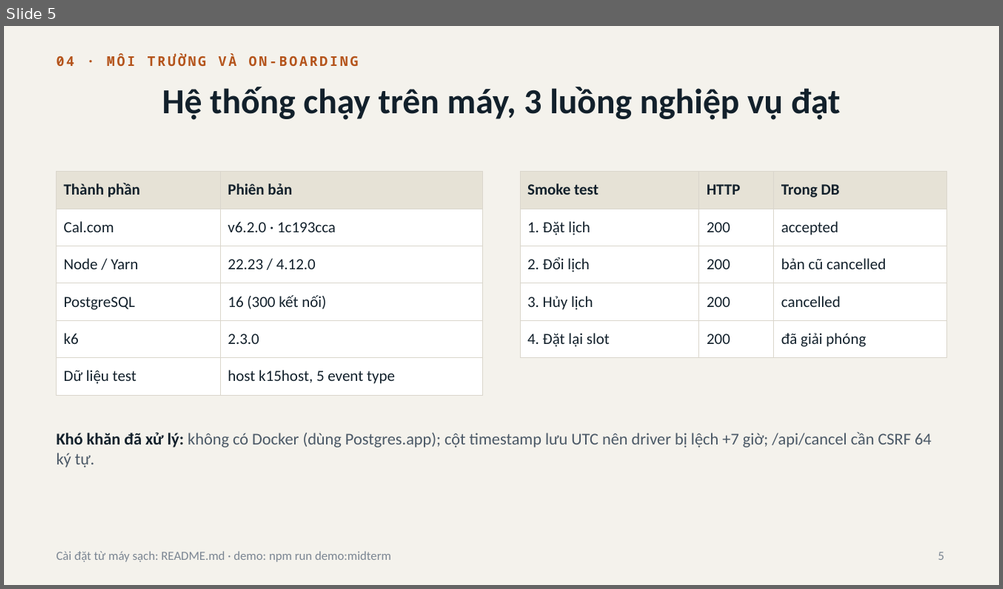
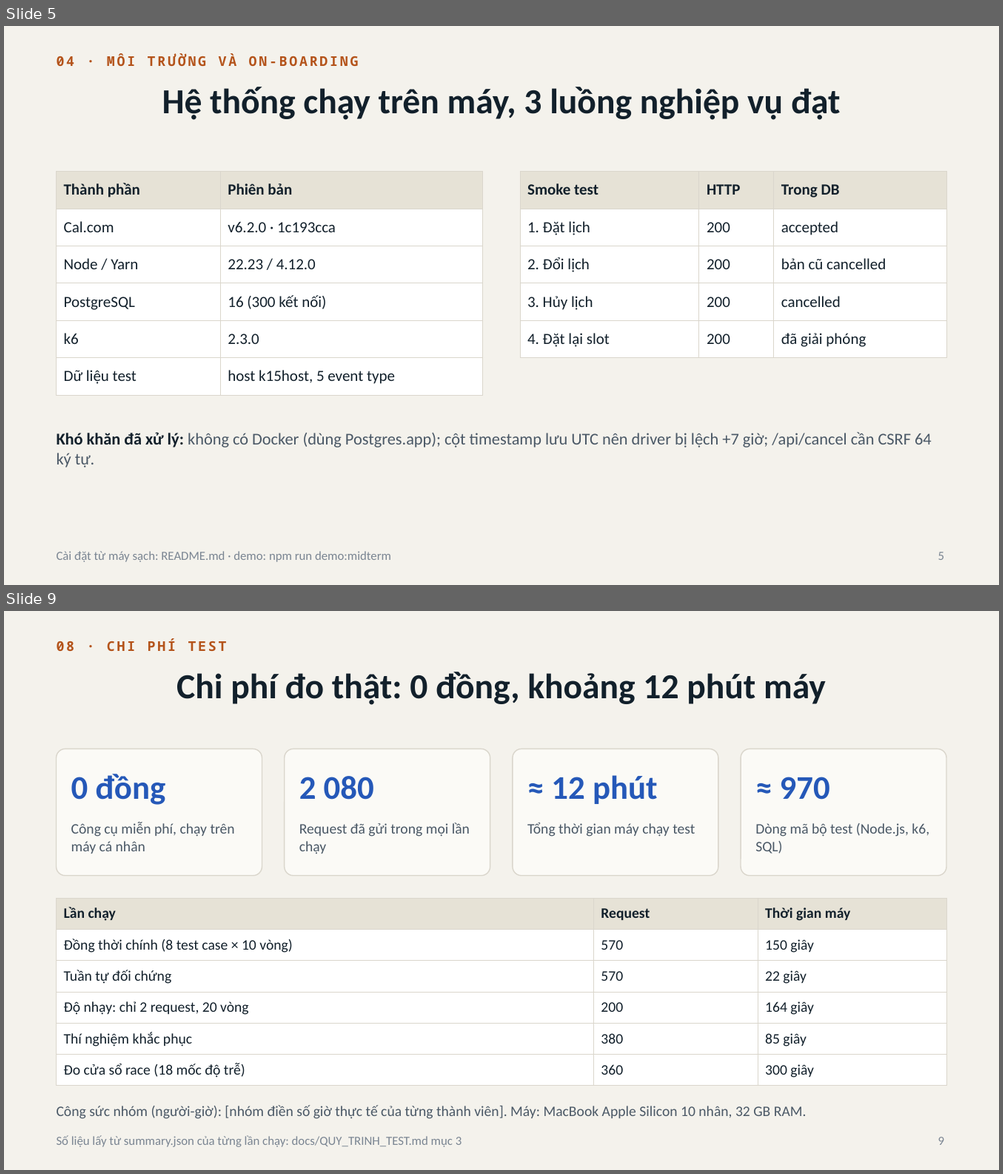
Before and after one commit to 2312741-sudo/kiem_thu_pm, a slide deck: docs/BAO_CAO_GIUA_KY_R05-K15.pptx. Shown one above the other, each under a label of ours: slide 5 before the commit, slides 5 and 9 after it; the slides between them are not shown. The pictures are 1003x589 and 1003x1174 pixels, drawn with LibreOffice and Linux fonts; fonts in the diff are those of the drawing. Boxes give left, top, right and bottom in pixels: in the first picture for what was removed or moved away, otherwise in the second. Text is boxed around its words. In the diff, an @@ line names an element or a change of style, - is before the commit and + after.

```diff
--- a/docs/BAO_CAO_GIUA_KY_R05-K15.pptx
+++ b/docs/BAO_CAO_GIUA_KY_R05-K15.pptx
@@ slide 9 added at [4, 611, 999, 1170], background #F4F2EC @@
@@ text added at [57, 638, 227, 651], 13 pt, text #B4531A, bold @@
+08 · CHI PHÍ TEST
@@ title added at [176, 672, 825, 705], 34 pt, text #12202B, bold @@
+Chi phí đo thật: 0 đồng, khoảng 12 phút máy
@@ rounded rectangle added at [57, 749, 262, 876], fill #FBFAF6, outline #DAD6CC 1 pt @@
@@ rounded rectangle added at [284, 749, 490, 876], fill #FBFAF6, outline #DAD6CC 1 pt @@
@@ rounded rectangle added at [513, 749, 719, 876], fill #FBFAF6, outline #DAD6CC 1 pt @@
@@ rounded rectangle added at [740, 749, 946, 876], fill #FBFAF6, outline #DAD6CC 1 pt @@
@@ text added at [71, 774, 165, 805], 32 pt, text #2558B8, bold @@
+0 đồng
@@ text added at [299, 776, 374, 800], 32 pt, text #2558B8, bold @@
+2 080
@@ text added at [551, 775, 657, 804], 32 pt, text #2558B8, bold @@
+≈ 12 phút
@@ text added at [780, 777, 830, 800], 32 pt, text #2558B8, bold @@
+≈ 970
@@ text added at [71, 822, 235, 854], 14 pt, text #4A5866 @@
+Công cụ miễn phí, chạy trên máy cá nhân
@@ text added at [299, 823, 469, 854], 14 pt, text #4A5866 @@
+Request đã gửi trong mọi lần chạy
@@ text added at [527, 823, 694, 837], 14 pt, text #4A5866 @@
+Tổng thời gian máy chạy test
@@ text added at [755, 823, 929, 854], 14 pt, text #4A5866 @@
+Dòng mã bộ test (Node.js, k6, SQL)
@@ table added at [57, 898, 946, 1081], 6 rows, 3 columns @@
+Lần chạy | Request | Thời gian máy
+Đồng thời chính (8 test case × 10 vòng) | 570 | 150 giây
+Tuần tự đối chứng | 570 | 22 giây
+Độ nhạy: chỉ 2 request, 20 vòng | 200 | 164 giây
+Thí nghiệm khắc phục | 380 | 85 giây
+Đo cửa sổ race (18 mốc độ trễ) | 360 | 300 giây
@@ text added at [57, 1105, 806, 1119], 14 pt, text #4A5866 @@
+Công sức nhóm (người-giờ): [nhóm điền số giờ thực tế của từng thành viên]. Máy: MacBook Apple Silicon 10 nhân, 32 GB RAM.
@@ text added at [57, 1136, 461, 1147], 12 pt, text #7A8592 @@
+Số liệu lấy từ summary.json của từng lần chạy: docs/QUY_TRINH_TEST.md mục 3
@@ page number added at [938, 1137, 944, 1145], 12 pt, text #7A8592 @@
+9
```
Also in this commit, not shown: 4 slides changed, 4 other slides added, 1 slide removed, 5 other files.
